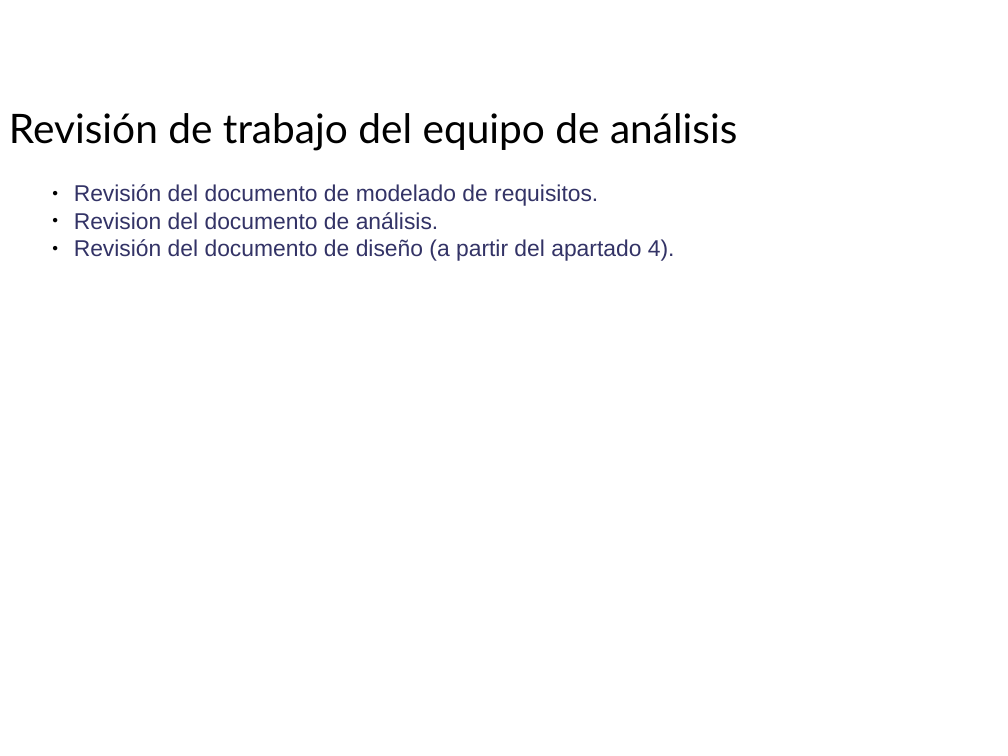
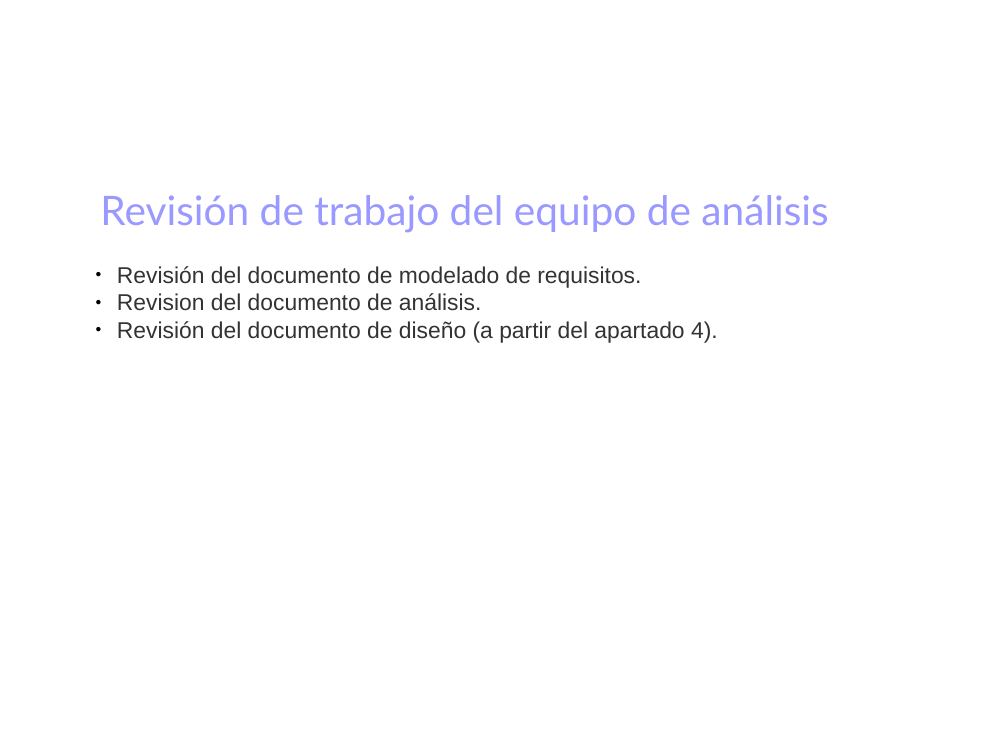
Before and after one commit to danoco78/touchteam, a slide deck: slide 3 of 1_iteracion/Planificación/InformacionPresentacion/[nabil] Presentación.odp. Drawn at 1008x756 pixels with LibreOffice and Linux fonts; fonts in the diff are those of the drawing; background and template pictures are left out. Boxes give left, top, right and bottom in pixels: in the first picture for what was removed or moved away, otherwise in the second. Text is boxed around its words. In the diff, an @@ line names an element or a change of style, - is before the commit and + after.

Commit message:
documento de presentación

```diff
--- a/1_iteracion/Planificación/InformacionPresentacion/[nabil] Presentación.odp
+++ b/1_iteracion/Planificación/InformacionPresentacion/[nabil] Presentación.odp
@@ text "Revisión de trabajo del equipo ...": place and size @@
-text "Revisión de trabajo del equipo ..." at [9, 113, 737, 261]
+text "Revisión de trabajo del equipo ..." at [100, 195, 828, 343]
@@ text "Revisión de trabajo del equipo ..." at [100, 195, 828, 343]: text colour #000000 to #9999FF in "Revisión de trabajo del equipo de análisis"; text colour #333366 to #333333 in "Revisión del documento de modelado de requisitos.", "Revision del documento de análisis.", "Revisión del documento de diseño (a partir ..."; list level 3 to 5 in "Revisión del documento de modelado ..."; list level 3 to 5 in "Revision del documento de análisis."; list level 3 to 5 in "Revisión del documento de diseño ..." @@
```
Also in this commit, not shown: 2 other slides changed, 1 slide added, 1 slide removed.
